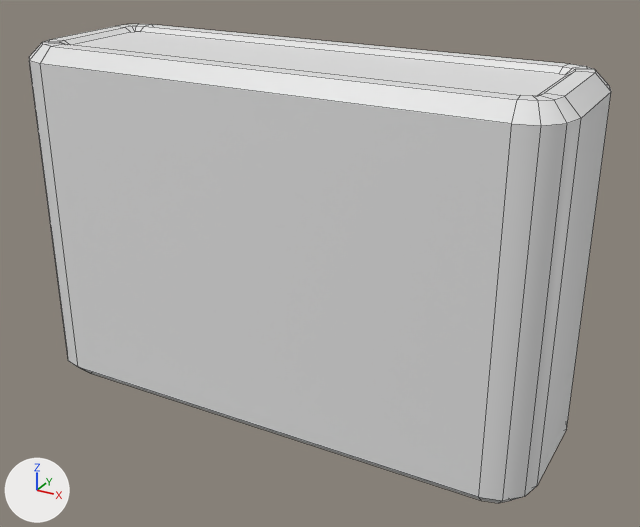
Before and after pictures for a commit that changed the Blender file waves/Assets/Meshes/Brick.blend.
Before and after are seen from a camera (50 mm lens) standing at (1.141, -1.959, 0.917) and looking at (0.062, 0.003, -0.063). Every picture has the same lights, and +X, +Y and +Z are marked at lower left. Mesh edges are drawn as thin lines.

In view in the first picture: 'Brick'.
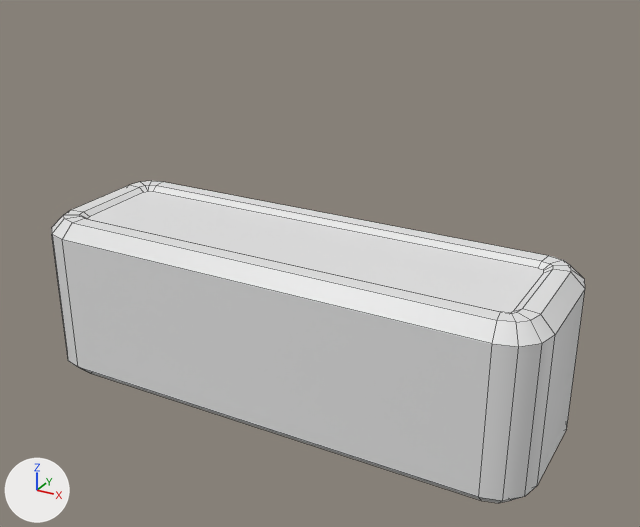
The newer file is also turned or shifted as a whole; pictures and numbers use the older file's frame.

The change, as a diff of the scene's bpy script:
```diff
--- a/waves/Assets/Meshes/Brick.blend.py
+++ b/waves/Assets/Meshes/Brick.blend.py
@@ me_cube @@
 me_cube.from_pydata(...)  # 128 vertices, 114 faces; spans x -0.75..0.75, y -0.25..0.25, z -0.5..0.5
 # used by ob_brick; location = (0.0, 0.0, 0.0)
+# me_cube part 1: all 64 vertices in x -0.75..0.75, y -0.25..0.25, z 0.46..0.5 are moved by (0.0, 0.0, -0.5)
 me_cube.materials.append(mat_material)
```

Changed parts and their boxes [x1, y1, x2, y2] in the pictures (640 x 527 px; the box of a moved part takes in the faces that stretch with it):
'Brick', reshaped (8% narrower, 33% shorter)
    before: [29, 24, 611, 503]
    after: [52, 181, 585, 503]
part 1 of me_cube, moved or reshaped
    before: [29, 24, 611, 350]
    after: [52, 181, 585, 350]
